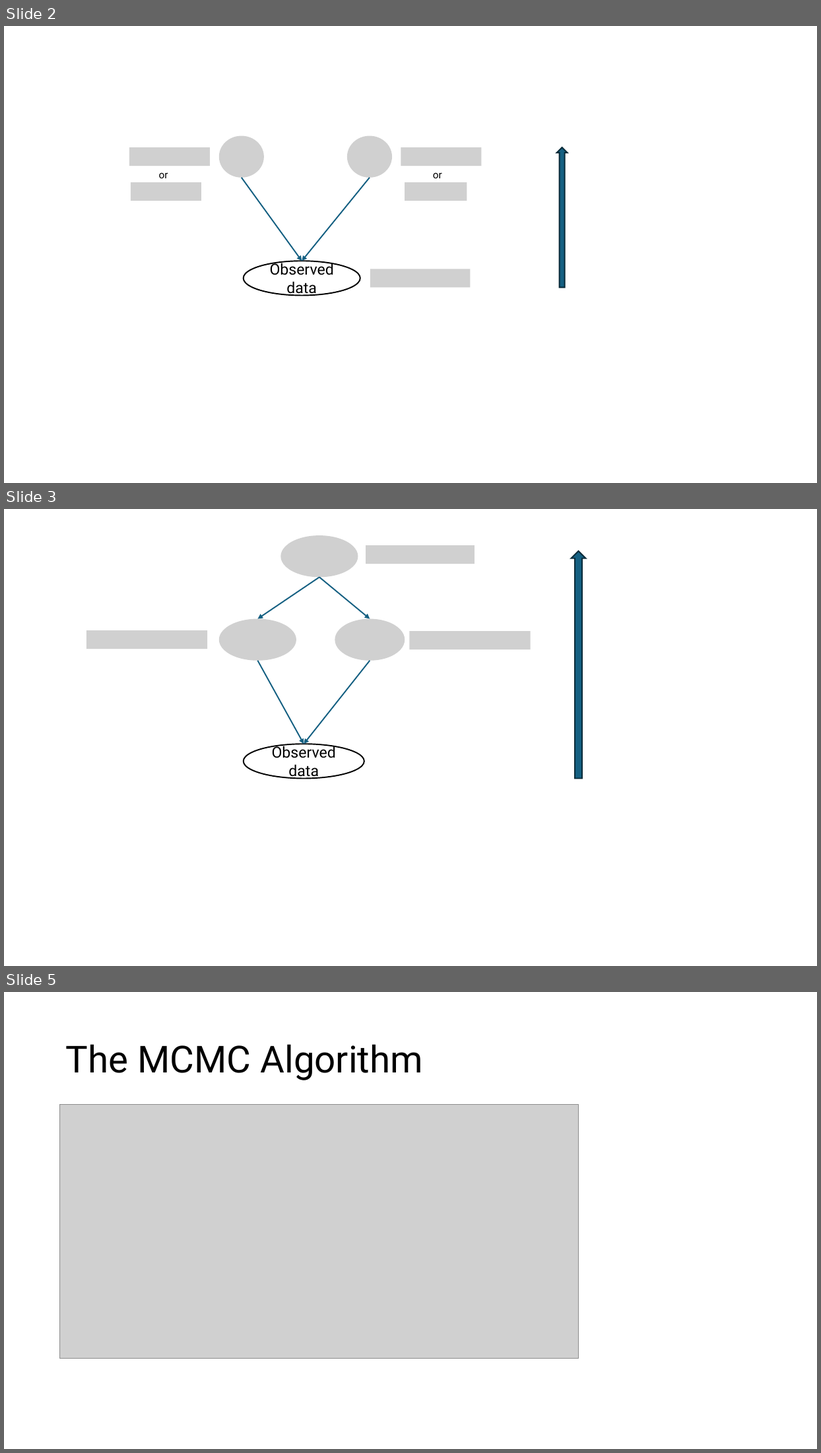
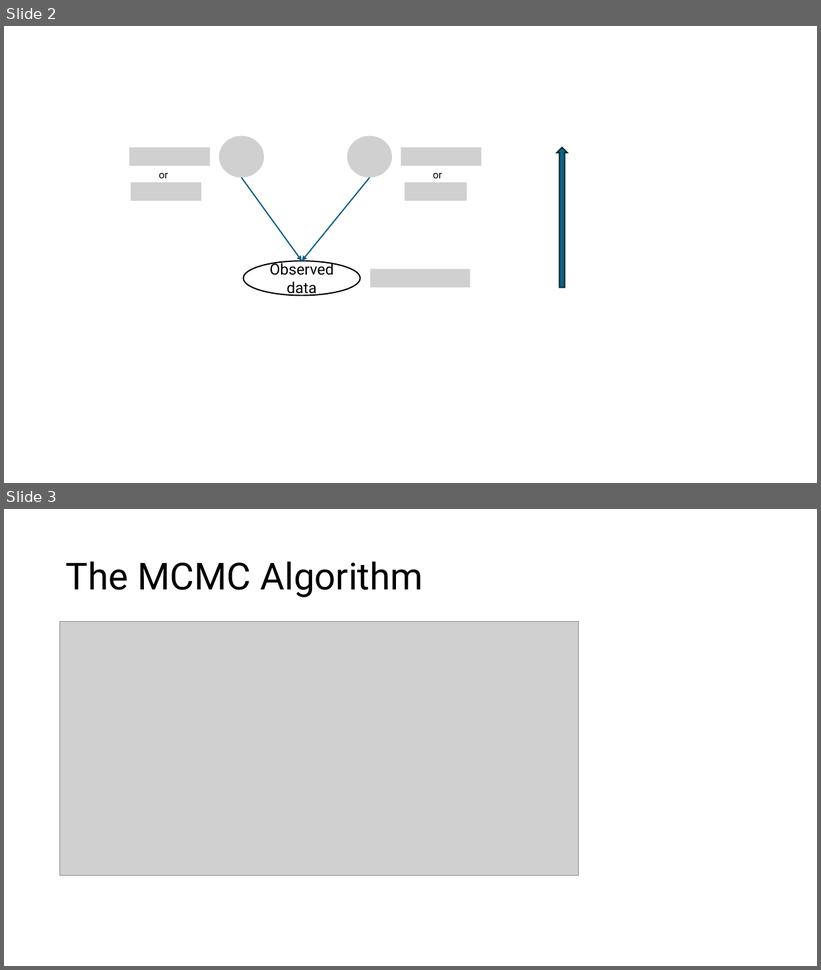
Before and after one commit to rogeranyor/BayesianInferenceUB25, a slide deck: slides/Bayesian_images.pptx. Shown one above the other, each under a label of ours: slides 2, 3 and 5 before the commit, slides 2 and 3 after it; the slides between them are not shown. The pictures are 821x1453 and 821x970 pixels, drawn with LibreOffice and Linux fonts; fonts in the diff are those of the drawing; grey boxes stand for pictures. Boxes give left, top, right and bottom in pixels: in the first picture for what was removed or moved away, otherwise in the second. Text is boxed around its words. In the diff, an @@ line names an element or a change of style, - is before the commit and + after.

```diff
--- a/slides/Bayesian_images.pptx
+++ b/slides/Bayesian_images.pptx
@@ slide 3 removed at [4,509,817,966], background #FFFFFF @@
@@ picture removed at [281,535,358,577] @@
@@ picture removed at [366,545,475,564] @@
@@ down arrow removed at [572,551,586,779] @@
@@ arrow removed from (319, 578) to (257, 619) @@
@@ arrow removed from (319, 578) to (370, 619) @@
@@ picture removed at [219,619,297,660] @@
@@ picture removed at [335,619,405,660] @@
@@ picture removed at [86,630,207,649] @@
@@ picture removed at [410,631,531,650] @@
@@ arrow removed from (257, 661) to (304, 745) @@
@@ arrow removed from (370, 661) to (304, 745) @@
@@ ellipse removed at [244,745,364,779] @@
-Observed data
@@ what was slide 5 is now slide 3 @@
```
Also in this commit, not shown: 1 other slide removed, 9 other files.
